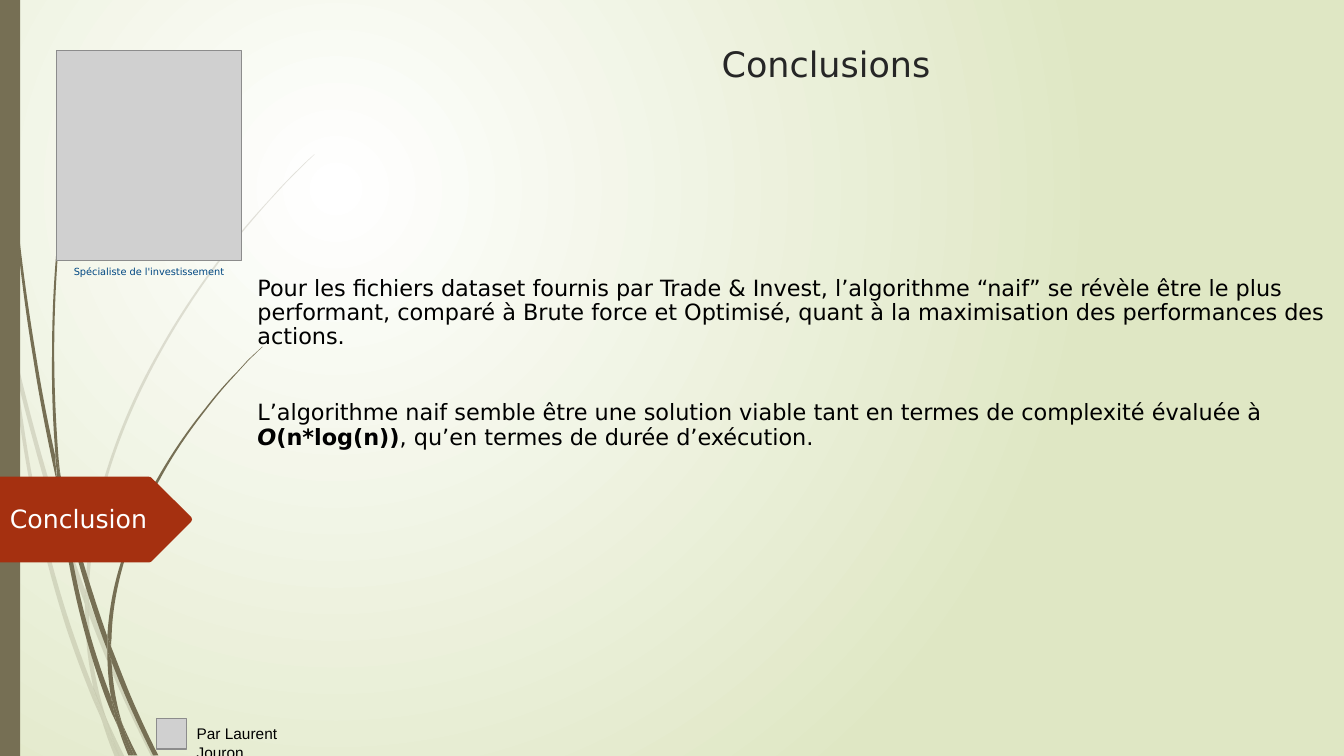
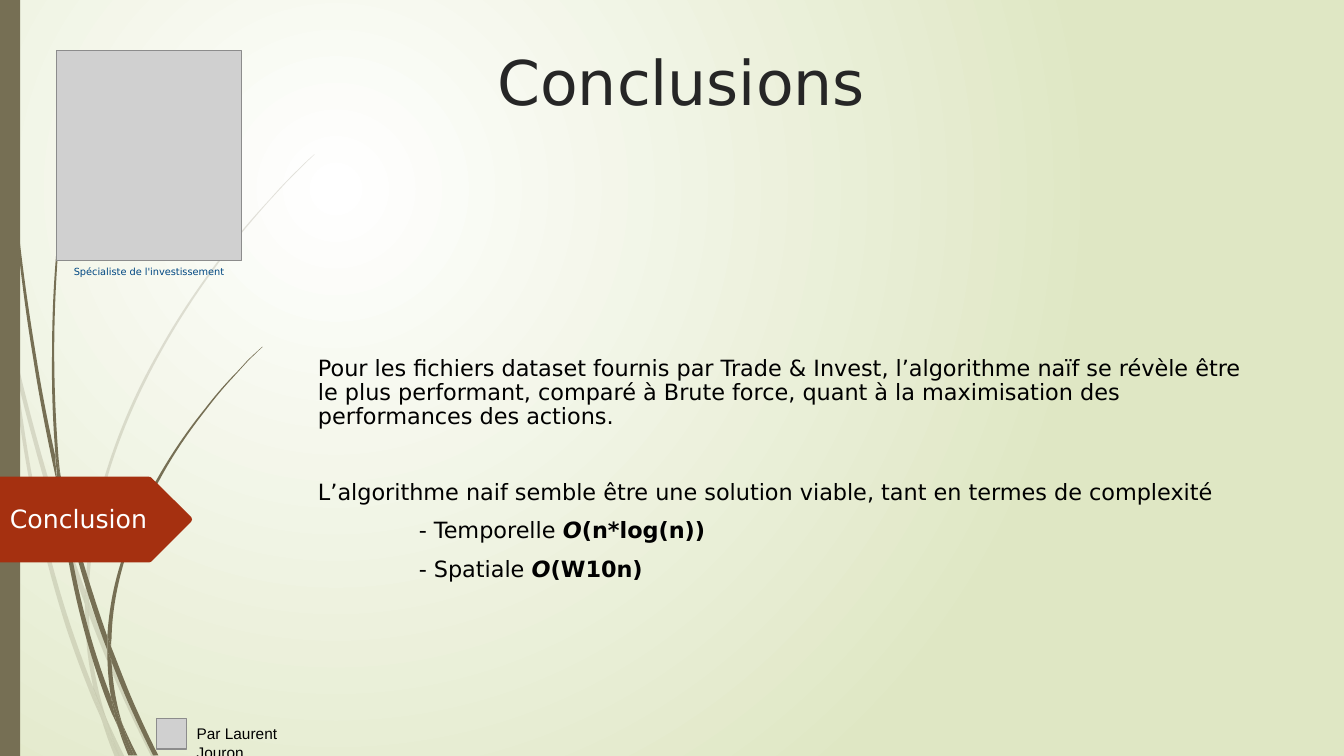
Before and after one commit to LaurentJouron/Python_algo_invest_trade, a slide deck: slide 19 of pptx/algo invest.pptx (slide 22 before the commit). Drawn at 1344x756 pixels with LibreOffice and Linux fonts; fonts in the diff are those of the drawing; grey boxes stand for pictures. Boxes give left, top, right and bottom in pixels: in the first picture for what was removed or moved away, otherwise in the second. Text is boxed around its words. In the diff, an @@ line names an element or a change of style, - is before the commit and + after.

```diff
--- a/pptx/algo invest.pptx
+++ b/pptx/algo invest.pptx
@@ title "Conclusions" at box(497, 58, 864, 106): size 25 to 44 pt @@
@@ text at box(318, 358, 1240, 582): text changed @@
-Pour les fichiers dataset fournis par Trade & Invest, l’algorithme “naif” se révèle être le plus performant, comparé à Brute force et Optimisé, quant à la maximisation des performances des actions.
-L’algorithme naif semble être une solution viable tant en termes de complexité évaluée à O(n*log(n)), qu’en termes de durée d’exécution.
+Pour les fichiers dataset fournis par Trade & Invest, l’algorithme naïf se révèle être le plus performant, comparé à Brute force, quant à la maximisation des performances des actions.
+L’algorithme naif semble être une solution viable, tant en termes de complexité
+- Temporelle O(n*log(n))
+- Spatiale O(W10n)
```
Also in this commit, not shown: 10 other slides changed, 3 slides added, 6 slides removed, 10 other files.
